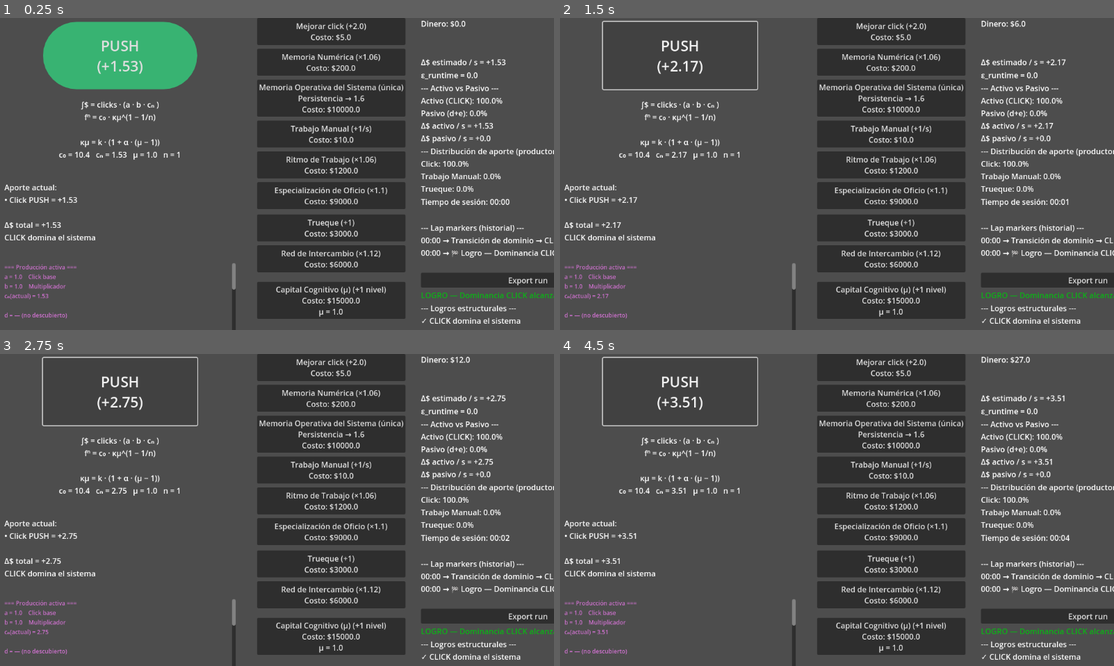
Above: before the commit, frames 1-4 (two rows, left to right).
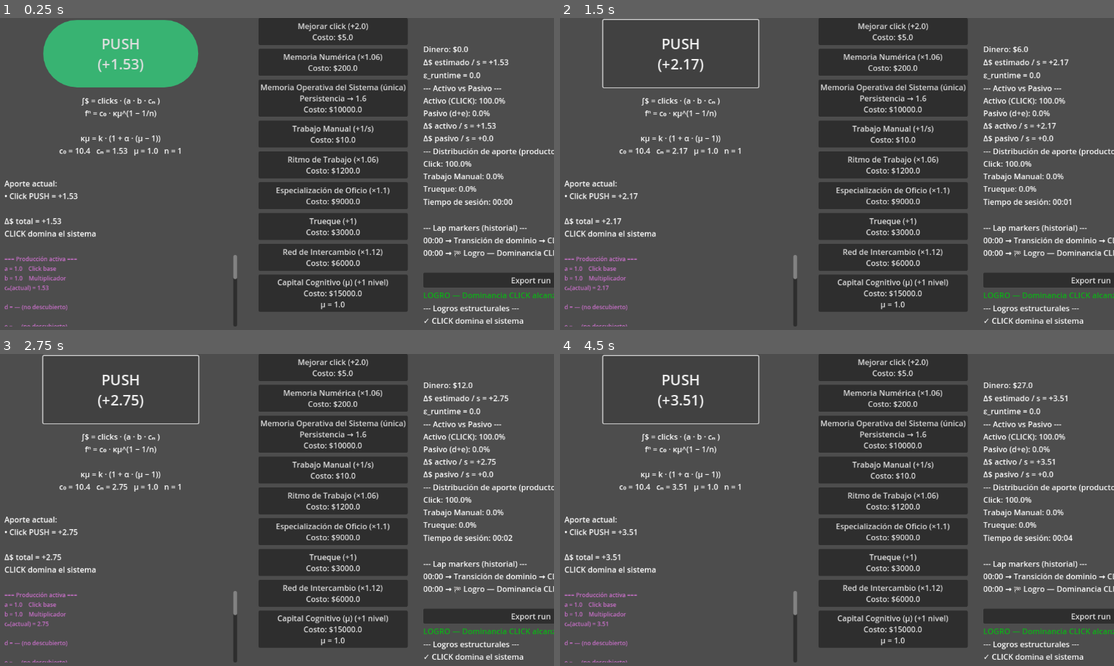
Above: after the commit, the same moments.

Repository: amurito/godot-idle-game
Game: Godot game, scene res://main.tscn
Same seed, same stepped clock (60 frames per second), same inputs: the game is played once before the commit and once after it.
Inputs:
- Up to frame 1 (0.25 s): no input
- Up to frame 2 (1.5 s): click "PUSH (+1.66)" at 0.5 s; click "PUSH (+2.04)" at 1.25 s
- Up to frame 3 (2.75 s): click "PUSH (+2.41)" at 2 s
- Up to frame 4 (4.5 s): click "PUSH (+2.75)" at 2.75 s; click "PUSH (+3.09)" at 3.5 s; click "PUSH (+3.4)" at 4.25 s

The runs differ from the first frame. In frame 1, 12% of the frame differs, in the area x 0-100%, y 0-100%; in frame 2, 12%; in frame 3, 12%; in frame 4, 12%.

Commit message:
v0.7.3b — epsilon_runtime dual (producción + composición)

Diff:
--- a/main.gd
+++ b/main.gd
@@ -140,14 +140,14 @@
 
 # ================= REFERENCIAS UI ===================
 # PANEL — SISTEMA / DIAGNÓSTICO
-@onready var money_label = $UIRootContainer/RightPanel/MoneyLabel
-@onready var income_label = $UIRootContainer/RightPanel/IncomeLabel
+@onready var money_label = $UIRootContainer/RightPanel/ScrollContainer/VBoxContainer/MoneyLabel
+@onready var income_label = $UIRootContainer/RightPanel/ScrollContainer/VBoxContainer/IncomeLabel
 # nuevo bloque consolidado
-@onready var system_state_label = $UIRootContainer/RightPanel/SystemStateLabel
+@onready var system_state_label = $UIRootContainer/RightPanel/ScrollContainer/VBoxContainer/SystemStateLabel
 # logs / laps
-@onready var lap_log_label = $UIRootContainer/RightPanel/LapLogLabel
-
-@onready var export_run_button = $UIRootContainer/RightPanel/ExportRunButton
+@onready var lap_log_label = $UIRootContainer/RightPanel/ScrollContainer/VBoxContainer/LapLogLabel
+
+@onready var export_run_button = $UIRootContainer/RightPanel/ScrollContainer/VBoxContainer/ExportRunButton
 #PANEL — PRODUCCIÓN / MODELO
 @onready var big_click_button = $UIRootContainer/LeftPanel/CenterPanel/BigClickButton
 @onready var formula_label = $UIRootContainer/LeftPanel/CenterPanel/FormulaLabel
@@ -166,23 +166,25 @@
 @onready var upgrade_trueque_button = $UIRootContainer/ProductionPanel/TruequePanel/UpgradeTruequeButton
 @onready var upgrade_trueque_network_button = $UIRootContainer/ProductionPanel/TruequePanel/UpgradeTruequeNetworkButton
 
-@onready var sys_delta_label = $UIRootContainer/RightPanel/SystemDeltaLabel
-
-@onready var sys_breakdown_label = $UIRootContainer/RightPanel/SystemBreakdownLabel
-
-@onready var sys_active_passive_label = $UIRootContainer/RightPanel/SystemActivePassiveLabel
-
-@onready var session_time_label = $UIRootContainer/RightPanel/SessionTimeLabel
-
-@onready var lap_markers_label = $UIRootContainer/RightPanel/LapMarkersLabel
-
-@onready var system_message_label = $UIRootContainer/RightPanel/SystemMessageLabel
-
-@onready var system_achievements_label = $UIRootContainer/RightPanel/SystemAchievementsLabel
+@onready var sys_delta_label = $UIRootContainer/RightPanel/ScrollContainer/VBoxContainer/SystemDeltaLabel
+
+@onready var sys_breakdown_label = $UIRootContainer/RightPanel/ScrollContainer/VBoxContainer/SystemBreakdownLabel
+
+@onready var sys_active_passive_label = $UIRootContainer/RightPanel/ScrollContainer/VBoxContainer/SystemActivePassiveLabel
+
+@onready var session_time_label = $UIRootContainer/RightPanel/ScrollContainer/VBoxContainer/SessionTimeLabel
+
+@onready var lap_markers_label = $UIRootContainer/RightPanel/ScrollContainer/VBoxContainer/LapMarkersLabel
+
+@onready var system_message_label = $UIRootContainer/RightPanel/ScrollContainer/VBoxContainer/SystemMessageLabel
+
+@onready var system_achievements_label = $UIRootContainer/RightPanel/ScrollContainer/VBoxContainer/SystemAchievementsLabel
 
 @onready var upgrade_cognitive_button = $UIRootContainer/ProductionPanel/CapitalProductivoPanel/UpgradeCognitiveButton
 
 @onready var cognitive_mu_label = $UIRootContainer/ProductionPanel/CapitalProductivoPanel/CognitiveMuLabel
+
+@onready var institution_panel_label = $UIRootContainer/RightPanel/ScrollContainer/VBoxContainer/InstitutionPanelLabel
 
 # =====================================================
 #  CAPA 1 — MODELO ECONÓMICO
@@ -472,8 +474,6 @@
 	last_stable_structural_upgrades = structural_upgrades
 
 
-
-
 # -----------------------------------------------------
 #  RUNTIME — contraste observacional (secundario)
 # -----------------------------------------------------
@@ -514,6 +514,11 @@
 
 func update_cognitive_button():
 	upgrade_cognitive_button.text = "Capital Cognitivo (μ) (+1 nivel)\n" + "Costo: $" + str(snapped(cognitive_cost, 0.01)) + "\n" + "μ = " + str(snapped(mu_structural, 0.01))
+
+#====================================
+# INSTITUCIONES V0.8
+func get_structural_pressure() -> float:
+	return epsilon_runtime * float(structural_upgrades)
 # =====================================================
 #  LAP MARKERS
 # =====================================================
@@ -758,23 +763,53 @@
 	update_ui()
 
 
-# ESTRUCTURALES v0.7.2
+# ESTRUCTURALES v0.7.3
 func update_epsilon_runtime():
-	if baseline_delta_structural <= 0.0:
+	if baseline_delta_structural <= 0.0 or delta_per_sec <= 0.0:
 		epsilon_runtime = 0.0
 		return
 
+	# -------------------------
+	# 1) ε_producción
+	# -------------------------
 	var n_struct := float(max(structural_upgrades, 1))
 	var expected_delta := baseline_delta_structural * pow(
 		get_k_eff(),
 		1.0 - (1.0 / n_struct)
 	)
 
-	epsilon_runtime = abs(delta_per_sec - expected_delta) / expected_delta
-	epsilon_runtime = clamp(epsilon_runtime, 0.0, 1.0)
+	var epsilon_prod := 0.0
+	if expected_delta > 0.0:
+		epsilon_prod = max(0.0, (delta_per_sec / expected_delta) - 1.0)
+
+	# -------------------------
+	# 2) ε_composición
+	# -------------------------
+	var active: float = get_click_power()
+	var total: float = delta_per_sec
+
+	var active_ratio := 0.0
+	if total > 0.0:
+		active_ratio = active / total
+
+	# target dinámico: sistema joven tolera click, sistema maduro no
+	var t: float = clamp(n_struct / 40.0, 0.0, 1.0)
+	var target_ratio: float = lerp(0.8, 0.4, t)
+
+	var epsilon_comp: float = abs(active_ratio - target_ratio)
+
+	# -------------------------
+	# 3) Mezcla y memoria
+	# -------------------------
+	var epsilon_raw := epsilon_prod + epsilon_comp
+
+	# transición suave (inercia macroeconómica)
+	epsilon_runtime = lerp(epsilon_runtime, epsilon_raw, 0.08)
+
+	# límites de estabilidad
+	epsilon_runtime = clamp(epsilon_runtime, 0.0, 2.0)
 
 	epsilon_peak = max(epsilon_peak, epsilon_runtime)
-
 #
 # =====================================================
 # 	Acumulación del histórico de dinero generado v0.7.2
@@ -843,7 +878,6 @@
 		persistence_dynamic = persistence_base
 
 	update_ui()
-
 
 
 # AUTO (d + md)
@@ -923,7 +957,6 @@
 	show_institutions_panel = true
 
 
-
 # =====================================================
 #  UI — SOLO LEE RESULTADOS (v0.6.3 — HUD científico)
 # =====================================================
@@ -944,6 +977,15 @@
 
 
 	update_click_stats_panel()
+	if institutions_unlocked:
+		institution_panel_label.visible = true
+
+		institution_panel_label.text = "--- Contabilidad Básica ---\n"
+		institution_panel_label.text += "ε_runtime = %s\n" % snapped(epsilon_runtime, 0.01)
+		institution_panel_label.text += "ε_peak = %s\n" % snapped(epsilon_peak, 0.01)
+		institution_panel_label.text += "Presión estructural = %s\n" % snapped(get_structural_pressure(), 0.01)
+	else:
+		institution_panel_label.visible = false
 
 
 	# =====================================================
--- a/main.tscn
+++ b/main.tscn
@@ -26,8 +26,9 @@
 [node name="UIRootContainer" type="HBoxContainer" parent="."]
 layout_direction = 2
 layout_mode = 0
-offset_right = 40.0
-offset_bottom = 40.0
+offset_right = 876.0
+offset_bottom = 620.0
+scale = Vector2(1.0055599, 1)
 theme_override_constants/separation = 32
 alignment = 1
 
@@ -180,58 +181,79 @@
 layout_mode = 2
 
 [node name="RightPanel" type="VBoxContainer" parent="UIRootContainer"]
-custom_minimum_size = Vector2(0, 300)
-layout_mode = 2
-alignment = 2
-
-[node name="MoneyLabel" type="Label" parent="UIRootContainer/RightPanel"]
-layout_mode = 2
+custom_minimum_size = Vector2(300, 0)
+layout_mode = 2
+size_flags_horizontal = 3
+
+[node name="ScrollContainer" type="ScrollContainer" parent="UIRootContainer/RightPanel"]
+layout_mode = 2
+size_flags_vertical = 3
+horizontal_scroll_mode = 0
+
+[node name="VBoxContainer" type="VBoxContainer" parent="UIRootContainer/RightPanel/ScrollContainer"]
+layout_mode = 2
+size_flags_horizontal = 3
+size_flags_vertical = 3
+
+[node name="IncomeLabel" type="Label" parent="UIRootContainer/RightPanel/ScrollContainer/VBoxContainer"]
+layout_mode = 2
+size_flags_vertical = 1
 text = "
 "
 
-[node name="IncomeLabel" type="Label" parent="UIRootContainer/RightPanel"]
-layout_mode = 2
+[node name="MoneyLabel" type="Label" parent="UIRootContainer/RightPanel/ScrollContainer/VBoxContainer"]
+layout_mode = 2
+size_flags_vertical = 1
 text = "
 "
 
-[node name="SystemDeltaLabel" type="Label" parent="UIRootContainer/RightPanel"]
-layout_mode = 2
-
-[node name="SystemStateLabel" type="Label" parent="UIRootContainer/RightPanel"]
-layout_mode = 2
-
-[node name="SystemActivePassiveLabel" type="Label" parent="UIRootContainer/RightPanel"]
-layout_mode = 2
-
-[node name="SystemBreakdownLabel" type="Label" parent="UIRootContainer/RightPanel"]
-layout_mode = 2
-
-[node name="SessionTimeLabel" type="Label" parent="UIRootContainer/RightPanel"]
-layout_mode = 2
-
-[node name="LapLogLabel" type="Label" parent="UIRootContainer/RightPanel"]
-layout_mode = 2
-
-[node name="LapMarkersLabel" type="Label" parent="UIRootContainer/RightPanel"]
-layout_mode = 2
-
-[node name="ExportRunButton" type="Button" parent="UIRootContainer/RightPanel"]
+[node name="SystemDeltaLabel" type="Label" parent="UIRootContainer/RightPanel/ScrollContainer/VBoxContainer"]
+layout_mode = 2
+size_flags_vertical = 1
+
+[node name="SystemStateLabel" type="Label" parent="UIRootContainer/RightPanel/ScrollContainer/VBoxContainer"]
+layout_mode = 2
+size_flags_vertical = 1
+
+[node name="SystemActivePassiveLabel" type="Label" parent="UIRootContainer/RightPanel/ScrollContainer/VBoxContainer"]
+layout_mode = 2
+size_flags_vertical = 1
+
+[node name="SystemBreakdownLabel" type="Label" parent="UIRootContainer/RightPanel/ScrollContainer/VBoxContainer"]
+layout_mode = 2
+size_flags_vertical = 1
+
+[node name="SessionTimeLabel" type="Label" parent="UIRootContainer/RightPanel/ScrollContainer/VBoxContainer"]
+layout_mode = 2
+size_flags_vertical = 1
+
+[node name="LapLogLabel" type="Label" parent="UIRootContainer/RightPanel/ScrollContainer/VBoxContainer"]
+layout_mode = 2
+size_flags_vertical = 1
+
+[node name="LapMarkersLabel" type="Label" parent="UIRootContainer/RightPanel/ScrollContainer/VBoxContainer"]
+layout_mode = 2
+size_flags_vertical = 3
+
+[node name="ExportRunButton" type="Button" parent="UIRootContainer/RightPanel/ScrollContainer/VBoxContainer"]
 layout_mode = 2
 text = "Export run"
 
-[node name="SystemMessageLabel" type="Label" parent="UIRootContainer/RightPanel"]
-layout_mode = 2
+[node name="SystemMessageLabel" type="Label" parent="UIRootContainer/RightPanel/ScrollContainer/VBoxContainer"]
+layout_mode = 2
+size_flags_vertical = 1
 theme_override_colors/font_color = Color(0.048865594, 0.70397073, 0.08954961, 1)
 vertical_alignment = 1
 autowrap_mode = 2
 
-[node name="SystemAchievementsLabel" type="Label" parent="UIRootContainer/RightPanel"]
-layout_mode = 2
-
-[node name="BoxContainer" type="BoxContainer" parent="."]
-layout_mode = 0
-offset_right = 40.0
-offset_bottom = 40.0
+[node name="SystemAchievementsLabel" type="Label" parent="UIRootContainer/RightPanel/ScrollContainer/VBoxContainer"]
+layout_mode = 2
+size_flags_vertical = 1
+
+[node name="InstitutionPanelLabel" type="Label" parent="UIRootContainer/RightPanel/ScrollContainer/VBoxContainer"]
+visible = false
+layout_mode = 2
+size_flags_vertical = 1
 
 [connection signal="pressed" from="UIRootContainer/LeftPanel/CenterPanel/BigClickButton" to="." method="_on_BigClickButton_pressed"]
 [connection signal="pressed" from="UIRootContainer/ProductionPanel/ClickPanel/UpgradeClickButton" to="." method="_on_UpgradeClickButton_pressed"]
@@ -243,4 +265,4 @@
 [connection signal="pressed" from="UIRootContainer/ProductionPanel/TruequePanel/UpgradeTruequeButton" to="." method="_on_UpgradeTruequeButton_pressed"]
 [connection signal="pressed" from="UIRootContainer/ProductionPanel/TruequePanel/UpgradeTruequeNetworkButton" to="." method="_on_UpgradeTruequeNetworkButton_pressed"]
 [connection signal="pressed" from="UIRootContainer/ProductionPanel/CapitalProductivoPanel/UpgradeCognitiveButton" to="." method="_on_UpgradeCognitiveButton_pressed"]
-[connection signal="pressed" from="UIRootContainer/RightPanel/ExportRunButton" to="." method="_on_ExportRunButton_pressed"]
+[connection signal="pressed" from="UIRootContainer/RightPanel/ScrollContainer/VBoxContainer/ExportRunButton" to="." method="_on_ExportRunButton_pressed"]
